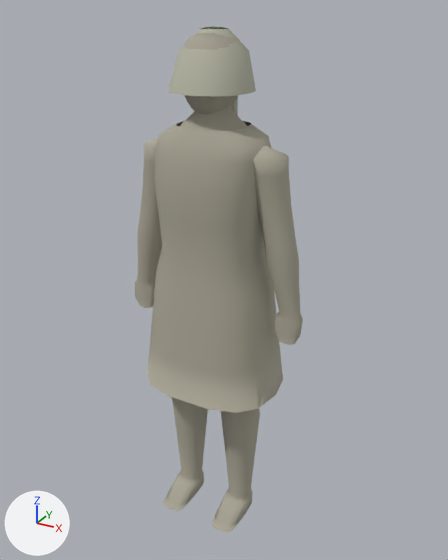
The glTF model public/models/civilian_f.glb as it was, and as the next commit left it.
Both versions are drawn from a camera (50 mm lens) standing at (0.95, -1.657, 1.775) and looking at (0.02, 0.033, 0.93). Every picture has the same lights, and +X, +Y and +Z are marked at lower left. The older version comes first.

Objects in the first picture: 'Body', 'att_Scarf_26'.
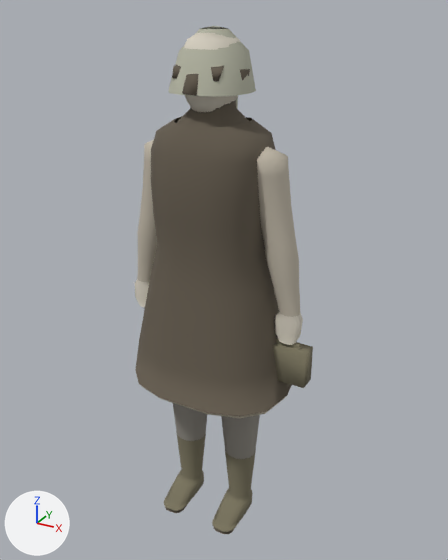
The change, as a list of edits to the scene's bpy script:
```text
Add mat_outline:
    mat_outline = principled_material('Outline')
    mat_outline.base_color = (0.137, 0.114, 0.0824)  # brown #675f51
    mat_outline.roughness = 1.0
Add mat_legs:
    mat_legs = principled_material('Legs')
    mat_legs.base_color = (0.275, 0.259, 0.227)  # grey #8f8b83
    mat_legs.roughness = 1.0
Add mat_shoes:
    mat_shoes = principled_material('Shoes')
    mat_shoes.base_color = (0.208, 0.188, 0.122)  # yellow #7e7862
    mat_shoes.roughness = 1.0
Add mat_skin:
    mat_skin = principled_material('Skin')
    mat_skin.base_color = (0.706, 0.659, 0.557)  # pale yellow #dbd4c5
    mat_skin.roughness = 1.0
Add mat_trim:
    mat_trim = principled_material('Trim')
    mat_trim.base_color = (0.208, 0.188, 0.122)  # yellow #7e7862
    mat_trim.roughness = 1.0
Change me_mesh_0:
    used by ob_body; location = (0.0, 0.0, 0.0)
    remove me_mesh_0.from_pydata(...)  # 1069 vertices, 2106 faces; spans x -0.32..0.32, y -0.18..0.18, z 0.02..1.71
    add me_mesh_0.from_pydata(...)  # 2210 vertices, 4240 faces; spans x -0.32..0.32, y -0.22..0.22, z 0.01..1.73
    me_mesh_0 part 1: the loose piece of 8 vertices spanning x -0.02..0.02, y -0.12..-0.09, z 1.55..1.6 is copied, and the copy is scaled about its middle by (1.68, 1.62, 1.29), in mat_outline (brown #675f51); it spans x -0.03..0.03, y -0.13..-0.08, z 1.54..1.61
    me_mesh_0 part 2: the loose piece of 8 vertices spanning x -0.08..0.08, y -0.09..-0.07, z 1.6..1.62 is copied, and the copy is scaled about its middle by (1.02, 2.31, 2.51), in mat_outline (brown #675f51); it spans x -0.08..0.08, y -0.1..-0.06, z 1.59..1.63
    me_mesh_0 part 3: the loose piece of 8 vertices spanning x 0.09..0.1, y -0.02..0.01, z 1.56..1.61 is copied, and the copy is scaled about its middle by (3.32, 1.37, 1.17), in mat_outline (brown #675f51); it spans x 0.07..0.11, y -0.03..0.02, z 1.56..1.62
    me_mesh_0 part 4: 44 vertices moved from x -0.24..0.24, y -0.18..0.18, z 0.56..1.37 to x -0.28..0.28, y -0.21..0.21, z 0.56..1.37; 1109 vertices added at x -0.31..0.31, y -0.22..0.22, z 0.01..1.73
    me_mesh_0 part 5: 650 faces spanning x -0.32..0.32, y -0.12..0.1, z 0.77..1.71 switch from mat_body (grey #ada898) to mat_skin (pale yellow #dbd4c5)
    me_mesh_0 part 6: 308 faces spanning x -0.2..0.2, y -0.09..0.09, z 0.28..0.99 switch from mat_body (grey #ada898) to mat_legs (grey #8f8b83)
    me_mesh_0 part 7: 224 faces spanning x -0.16..0.16, y -0.16..0.04, z 0.02..0.09 switch from mat_body (grey #ada898) to mat_shoes (yellow #7e7862)
    other edits to the shape of me_mesh_0 do not show in these pictures
    add me_mesh_0.materials.append(mat_outline)  # brown #675f51
Add me_mesh_2:
    me_mesh_2.from_pydata(...)  # a box spanning x -0.078..0.078, y -0.042..0.018, z -0.237..-0.113; a box spanning x -0.046..0.046, y -0.019..-0.005, z -0.138..-0.098
    me_mesh_2.materials.append(mat_trim)  # yellow #7e7862
Add ob_att_trim_27:
    ob_att_trim_27 = bpy.data.objects.new('att_Trim_27', me_mesh_2)
    ob_att_trim_27.location = (0.278, 0.0, 0.885)
```

Pixel boxes [x1, y1, x2, y2] of what changed, in the pictures (448 x 560 px):
'Body', reshaped: before [135, 33, 303, 532]; after [135, 33, 303, 534]
'att_Trim_27', added: after [273, 338, 313, 388]
part 1 of me_mesh_0, added: after [182, 74, 199, 96]
part 2 of me_mesh_0, added: after [172, 64, 224, 81]
part 3 of me_mesh_0, added (mostly hidden): after [240, 69, 250, 81]
part 4 of me_mesh_0, built on: before [147, 136, 283, 413]; after [135, 100, 292, 534]
part 5 of me_mesh_0, recoloured: [135, 33, 303, 345] in both
part 6 of me_mesh_0, recoloured: before [172, 289, 270, 459]; after [173, 403, 260, 459]
part 7 of me_mesh_0, recoloured (grey to yellow): [164, 470, 253, 532] in both
